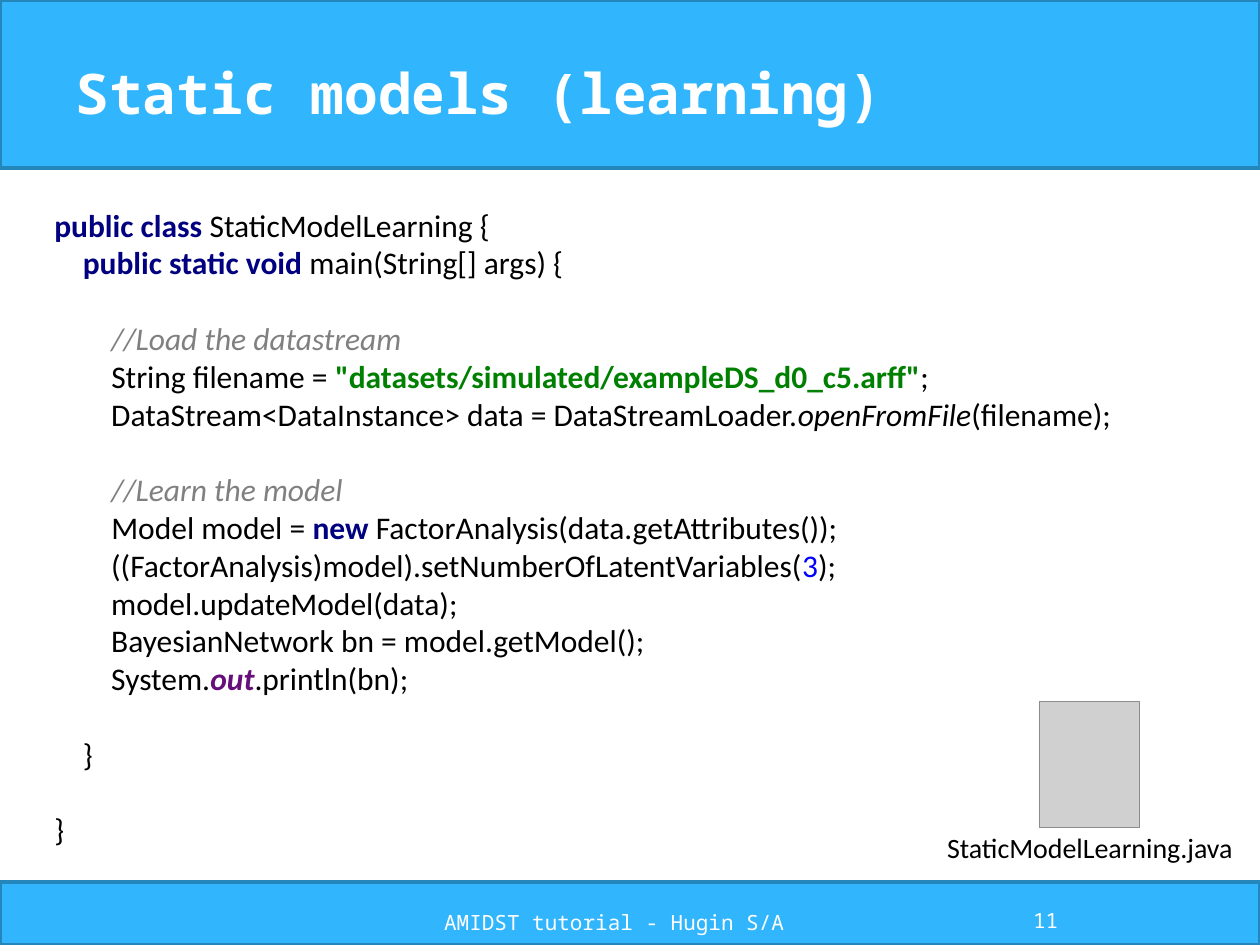
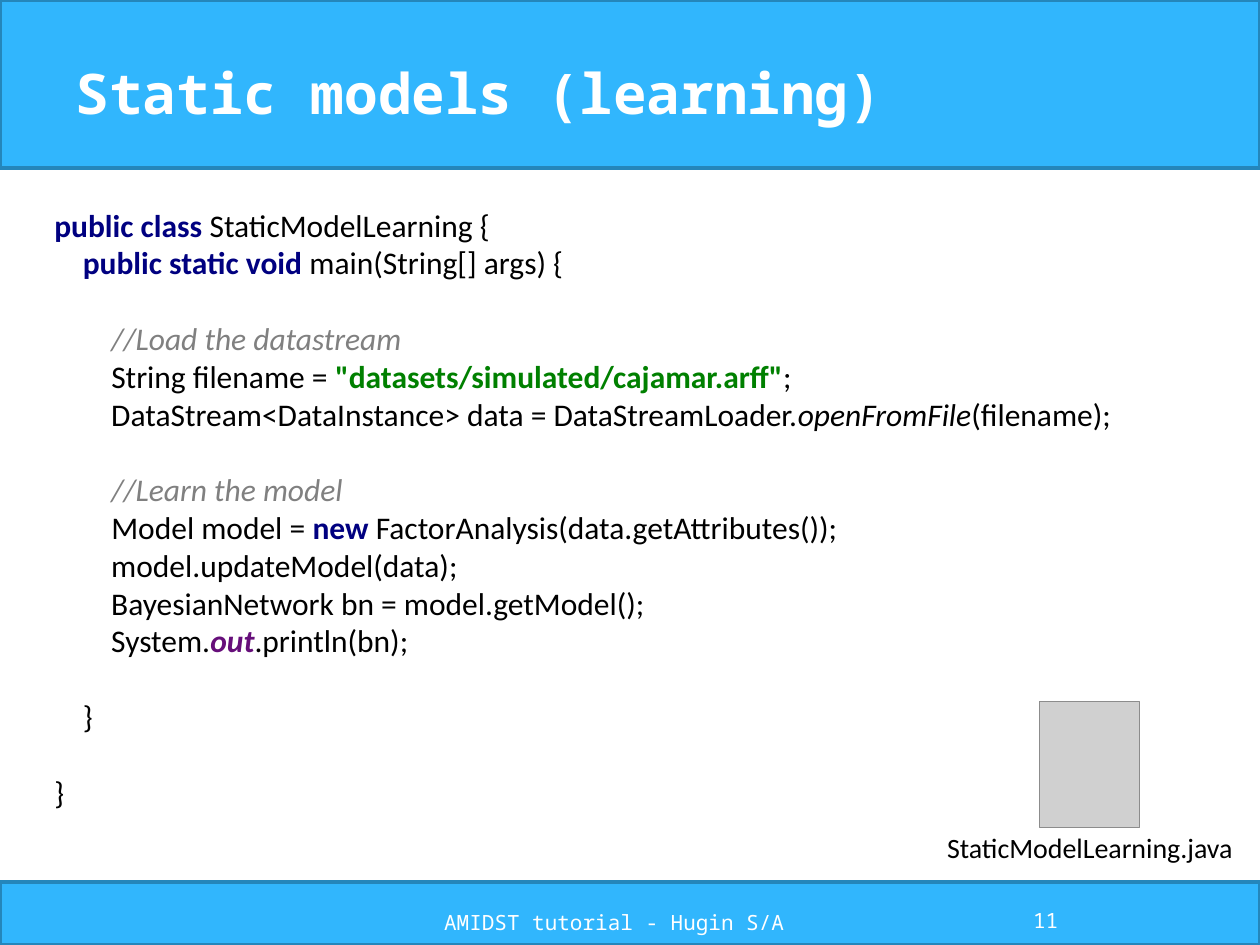
Before and after one commit to amidst/tutorial, a slide deck: slide 11 of doc/slides/AMIDST_slides.pptx. Drawn at 1260x945 pixels with LibreOffice and Linux fonts; fonts in the diff are those of the drawing; grey boxes stand for pictures; background and template pictures are left out. Boxes give left, top, right and bottom in pixels: in the first picture for what was removed or moved away, otherwise in the second. Text is boxed around its words. In the diff, an @@ line names an element or a change of style, - is before the commit and + after.

```diff
--- a/doc/slides/AMIDST_slides.pptx
+++ b/doc/slides/AMIDST_slides.pptx
@@ text at (54,215,1111,657): text changed @@
-public class StaticModelLearning {
-public static void main(String[] args) {
-//Load the datastream
-String filename = "datasets/simulated/exampleDS_d0_c5.arff";
-DataStream<DataInstance> data = DataStreamLoader.openFromFile(filename);
-//Learn the model
-Model model = new FactorAnalysis(data.getAttributes());
-((FactorAnalysis)model).setNumberOfLatentVariables(3);
-model.updateModel(data);
-BayesianNetwork bn = model.getModel();
-System.out.println(bn);
-}
-}
+public class StaticModelLearning {
+public static void main(String[] args) {
+//Load the datastream
+String filename = "datasets/simulated/cajamar.arff";
+DataStream<DataInstance> data = DataStreamLoader.openFromFile(filename);
+//Learn the model
+Model model = new FactorAnalysis(data.getAttributes());
+model.updateModel(data);
+BayesianNetwork bn = model.getModel();
+System.out.println(bn);
+}
+}
```
Also in this commit, not shown: 4 other slides changed, 21 other files.
